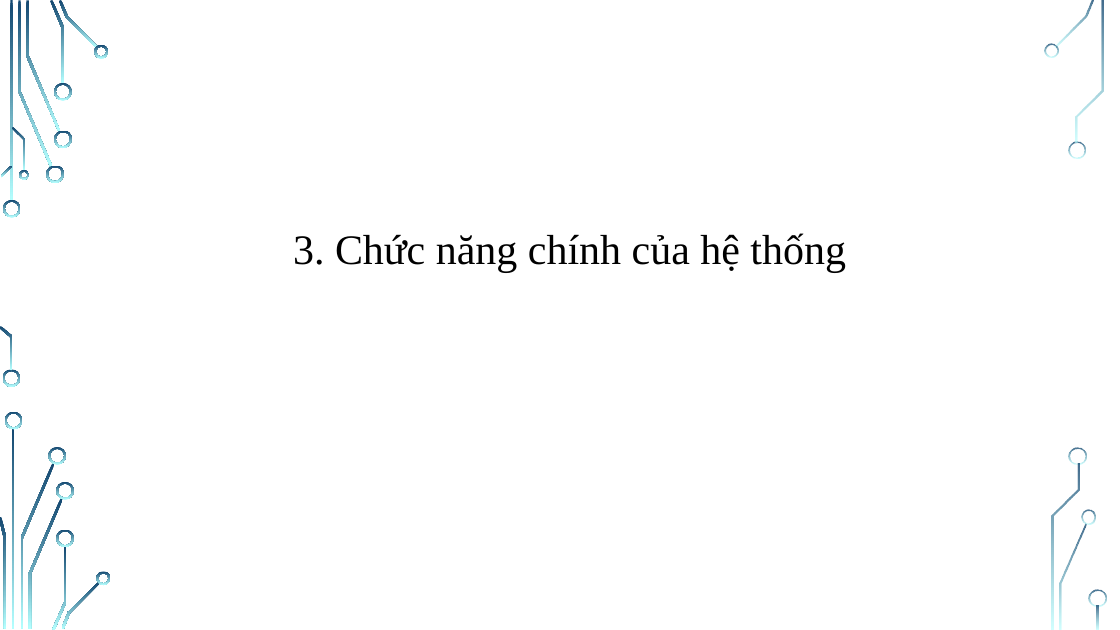
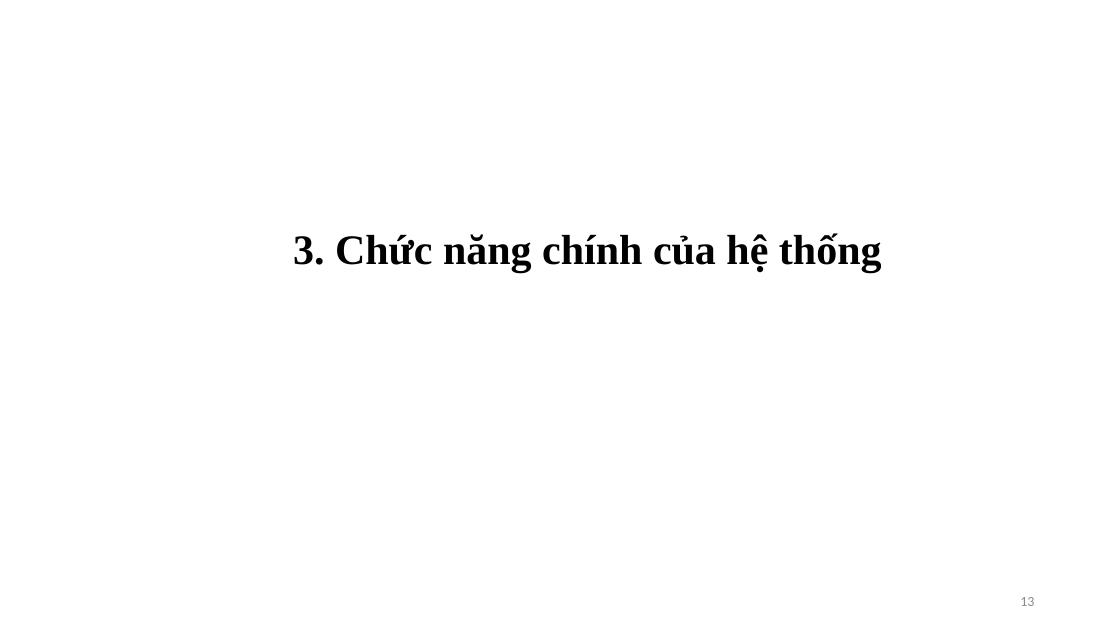
Before and after one commit to NguyenThiHao/DoAnTotNghiep, a slide deck: slide 13 of Documents/Slide do an tot nghiep.pptx (slide 12 before the commit). Drawn at 1120x630 pixels with LibreOffice and Linux fonts; fonts in the diff are those of the drawing; background and template pictures are left out. Boxes give left, top, right and bottom in pixels: in the first picture for what was removed or moved away, otherwise in the second. Text is boxed around its words. In the diff, an @@ line names an element or a change of style, - is before the commit and + after.

```diff
--- a/Documents/Slide do an tot nghiep.pptx
+++ b/Documents/Slide do an tot nghiep.pptx
@@ text "3. Chức năng chính của ..." at (293, 233, 882, 272): bold on @@
@@ page number added at (1020, 597, 1034, 606), 12 pt, text #8C8C8C @@
+13
@@ group removed at (0, 0, 1107, 630): 33 freeform shapes, 3 rectangles @@
```
Also in this commit, not shown: 18 other slides changed, 9 slides added, 2 slides removed, 25 other files.
